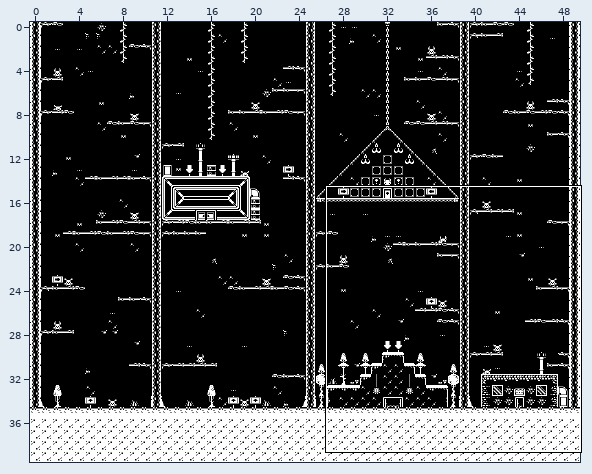
A Tiled map (JSON) gets an edit: assets/tilesets/hub.tmj. The picture above shows the old version from afar; the outline marks the close-up.
Close-up. Before:
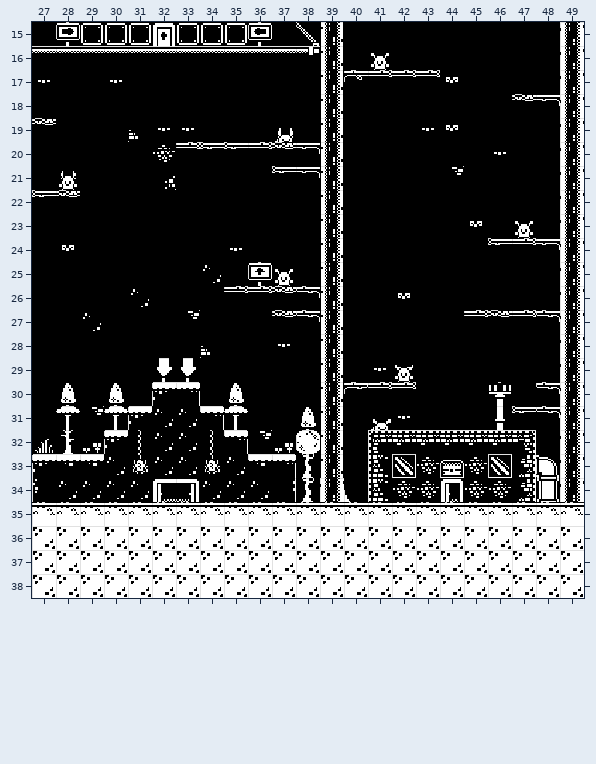
Cells are 16x16 px. Shown: x 27..49, y 15..38. The commit also changed other parts of the map, which this record leaves out.
After:
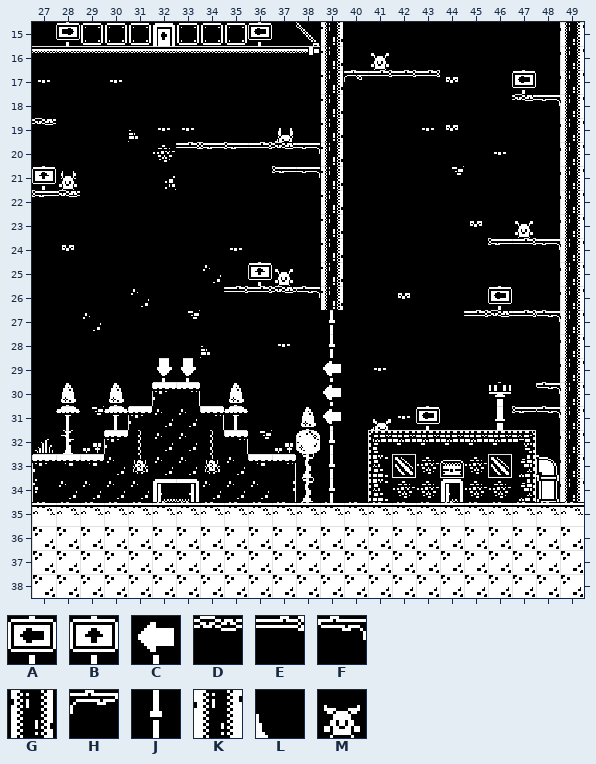
Key: from "base_black": A 72, B 74, C 92, D 148, E 149, F 187, G 188, H 189, J 204, K 208, L 209, M 300.
_ is an empty cell.
Tiles replaced or removed in this view: D, E, F, G, H, K, L, M.
Change:
Changed rows in their new state; . is an unchanged cell.
Layer "Midground":
first column x 47:
17 A
first column x 27:
21 B
first column x 39:
26 .......A
27 J.......
28 J.......
29 C.._....
30 C.......
31 C...A...
32 J.......
33 J.......
34 J_......
Layer "Walkable":
first column x 37:
27 __....
30 ...___
